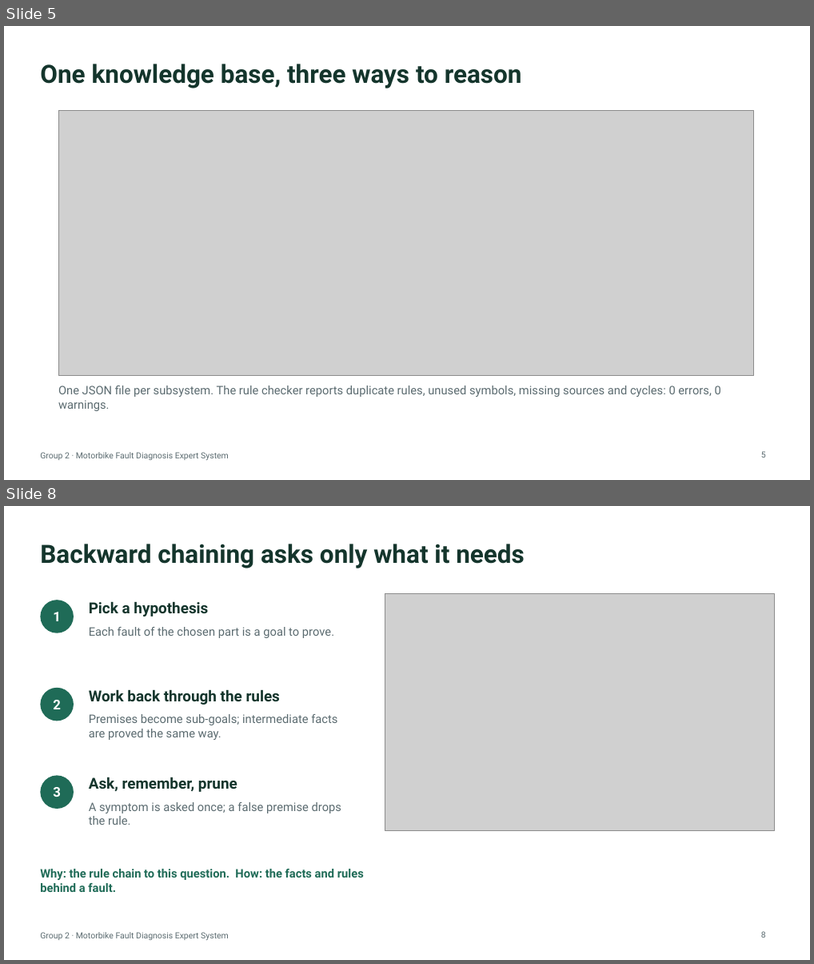
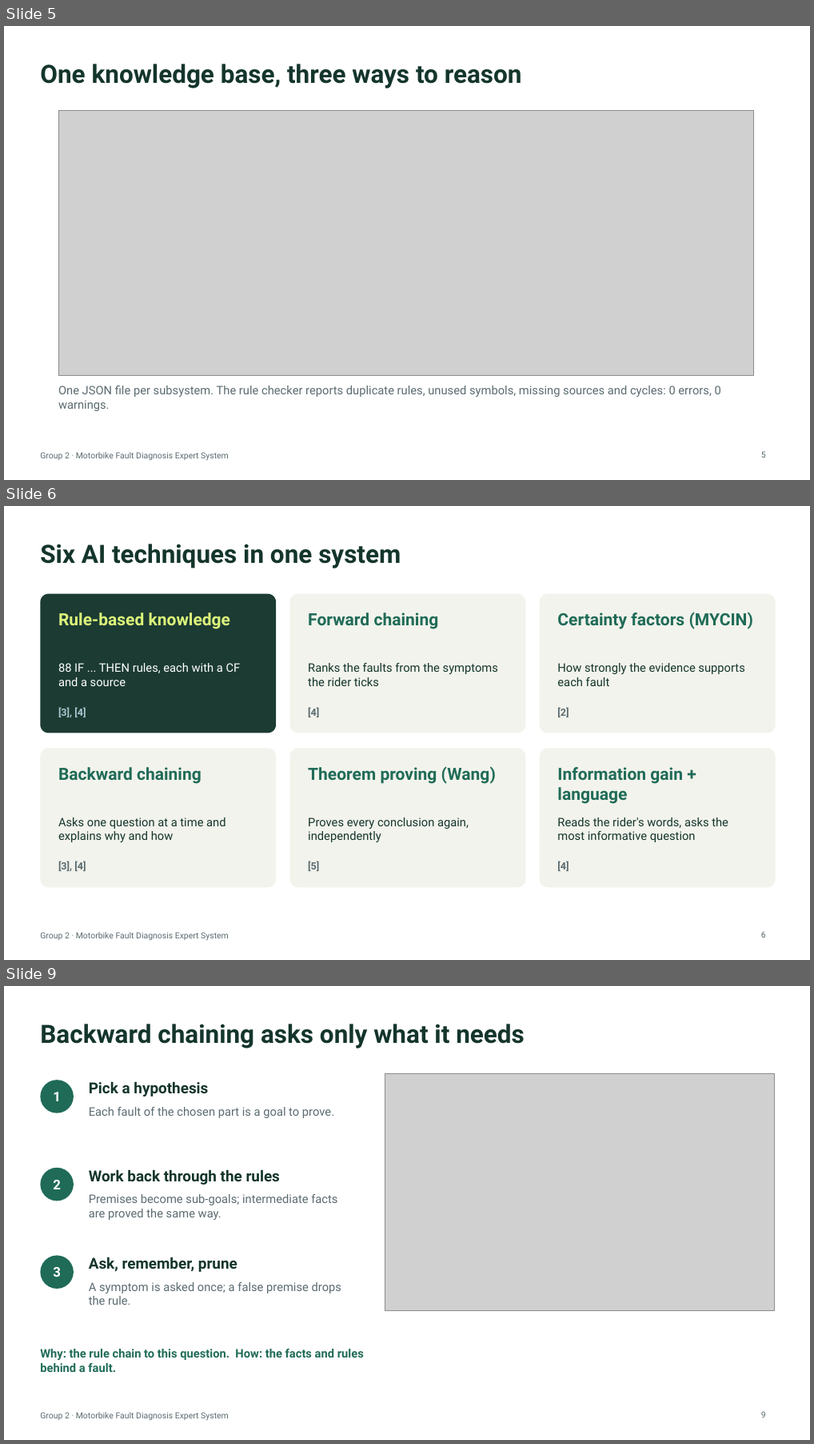
Before and after one commit to noway165/72ITAI30103_Team2_Motorbike_Expert_System, a slide deck: docs/slides/Group2_Presentation.pptx. Shown one above the other, each under a label of ours: slides 5 and 8 before the commit, slides 5, 6 and 9 after it; the slides between them are not shown. The pictures are 814x964 and 814x1444 pixels, drawn with LibreOffice and Linux fonts; fonts in the diff are those of the drawing; grey boxes stand for pictures. Boxes give left, top, right and bottom in pixels: in the first picture for what was removed or moved away, otherwise in the second. Text is boxed around its words. In the diff, an @@ line names an element or a change of style, - is before the commit and + after.

Commit message:
Lecturer feedback 16/11: no chapter conclusions, key sentences and AI techniques in bold, AI techniques table (3.1), numbered references; slides: AI techniques slide, numbered references slide and citations

```diff
--- a/docs/slides/Group2_Presentation.pptx
+++ b/docs/slides/Group2_Presentation.pptx
@@ slide 6 added at <box>4,506,810,960</box>, background #FFFFFF; not listed: 1 template element that a slide beside it also shows @@
@@ title added at <box>40,544,401,568</box>, 30 pt, text #14352C, bold @@
+Six AI techniques in one system
@@ rounded rectangle added at <box>40,594,276,733</box>, fill #1B3B33 @@
@@ rounded rectangle added at <box>290,594,526,733</box>, fill #F2F3EC @@
@@ rounded rectangle added at <box>540,594,776,733</box>, fill #F2F3EC @@
@@ text added at <box>58,612,230,629</box>, 20 pt, text #DDF57A, bold @@
+Rule-based knowledge
@@ text added at <box>308,612,439,629</box>, 20 pt, text #1F6B57, bold @@
+Forward chaining
@@ text added at <box>558,612,754,629</box>, 20 pt, text #1F6B57, bold @@
+Certainty factors (MYCIN)
@@ text added at <box>58,663,241,686</box>, 14 pt, text #FFFFFF @@
+88 IF ... THEN rules, each with a CF and a source
@@ text added at <box>308,663,498,686</box>, 14 pt, text #14352C @@
+Ranks the faults from the symptoms the rider ticks
@@ text added at <box>558,663,745,686</box>, 14 pt, text #14352C @@
+How strongly the evidence supports each fault
@@ text added at <box>58,707,86,717</box>, 12 pt, text #A9C7CE, bold @@
+[3], [4]
@@ text added at <box>308,706,319,719</box>, 12 pt, text #5B6B70, bold @@
+[4]
@@ text added at <box>558,707,569,717</box>, 12 pt, text #5B6B70, bold @@
+[2]
@@ rounded rectangle added at <box>40,748,276,887</box>, fill #F2F3EC @@
@@ text added at <box>58,767,202,784</box>, 20 pt, text #1F6B57, bold @@
+Backward chaining
@@ rounded rectangle added at <box>290,748,526,887</box>, fill #F2F3EC @@
@@ text added at <box>308,766,496,784</box>, 20 pt, text #1F6B57, bold @@
+Theorem proving (Wang)
@@ rounded rectangle added at <box>540,748,776,887</box>, fill #F2F3EC @@
@@ text added at <box>558,767,683,804</box>, 20 pt, text #1F6B57, bold @@
+Information gain + language
@@ text added at <box>58,817,226,842</box>, 14 pt, text #14352C @@
+Asks one question at a time and explains why and how
@@ text added at <box>308,817,469,842</box>, 14 pt, text #14352C @@
+Proves every conclusion again, independently
@@ text added at <box>558,817,729,842</box>, 14 pt, text #14352C @@
+Reads the rider's words, asks the most informative question
@@ text added at <box>58,860,86,871</box>, 12 pt, text #5B6B70, bold @@
+[3], [4]
@@ text added at <box>308,860,319,873</box>, 12 pt, text #5B6B70, bold @@
+[5]
@@ text added at <box>558,860,569,871</box>, 12 pt, text #5B6B70, bold @@
+[4]
@@ page number added at <box>762,931,766,937</box>, 10 pt, text #5B6B70 @@
+6
@@ what was slide 8 is now slide 9 @@
```
Also in this commit, not shown: 3 slides changed, 1 other slide added, 13 other files.
